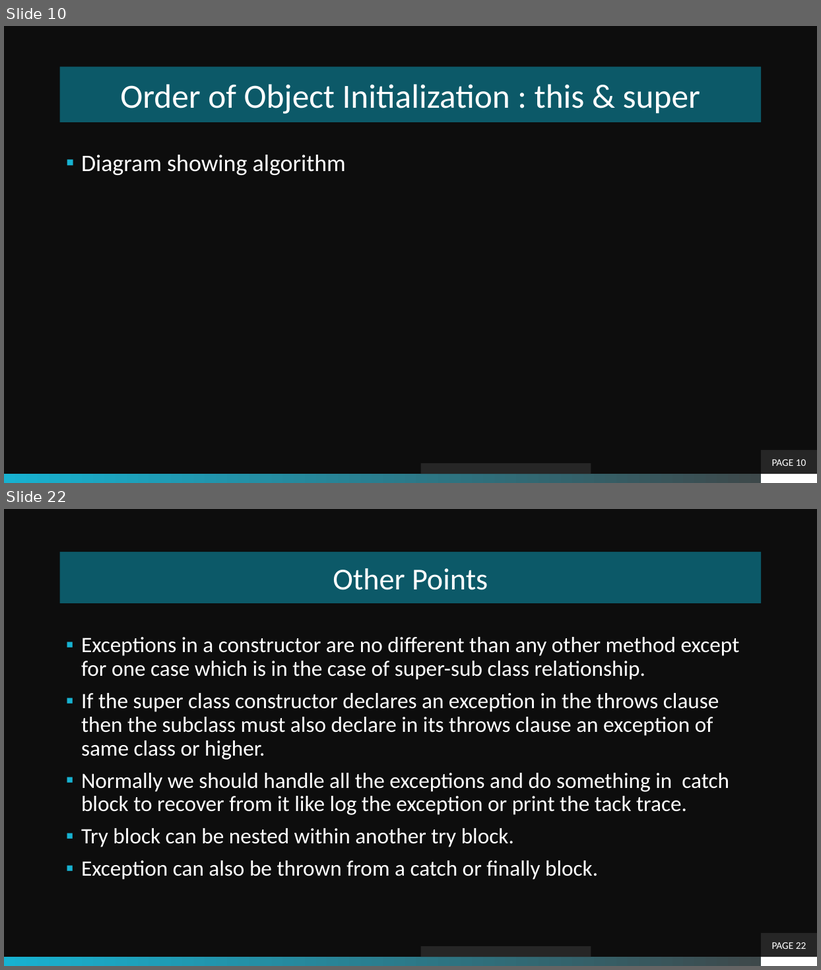
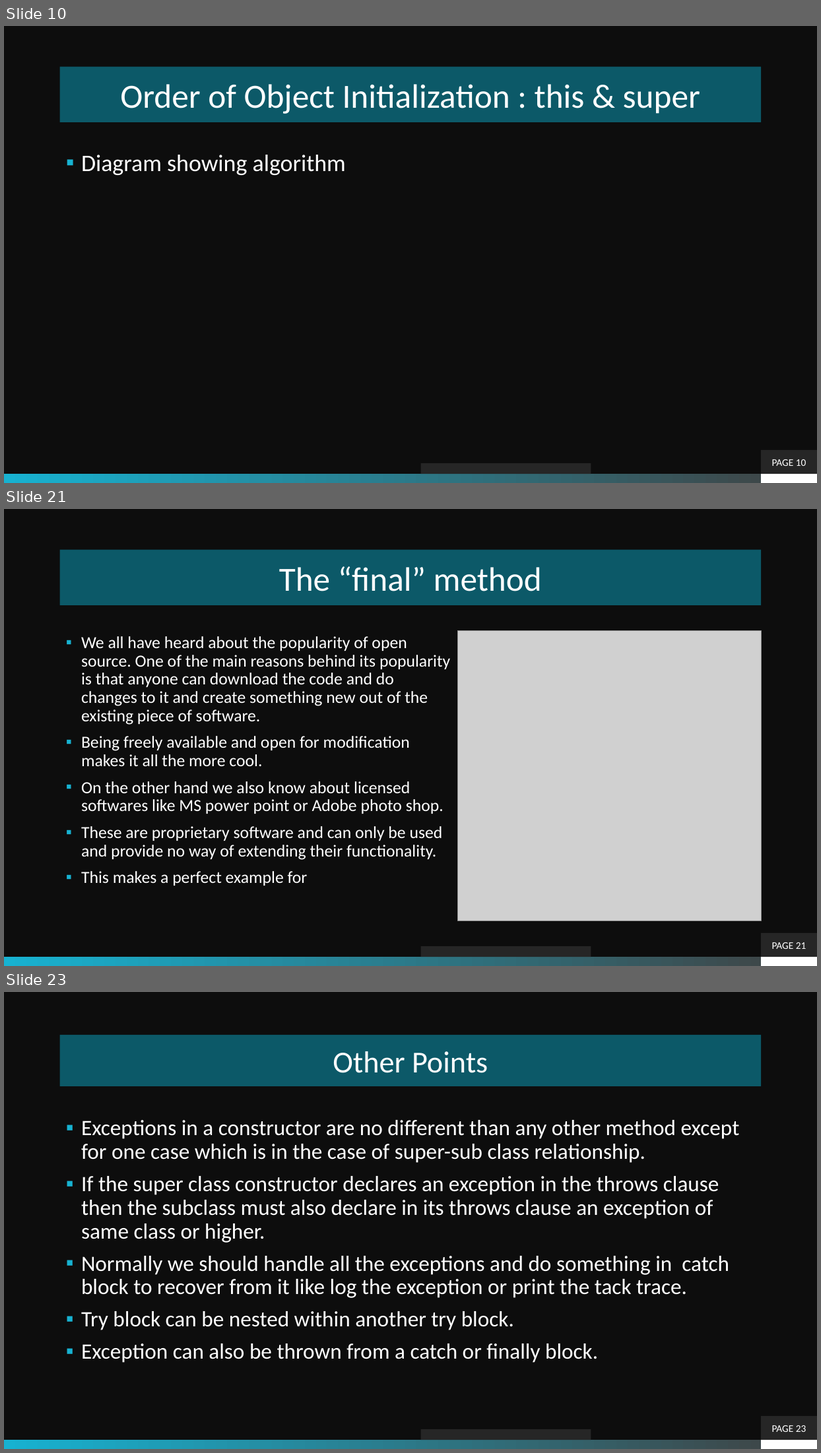
Before and after one commit to theLeonidas/Courses, a slide deck: courseMaterial/Inheritance/Inheritance.pptx. Shown one above the other, each under a label of ours: slides 10 and 22 before the commit, slides 10, 21 and 23 after it; the slides between them are not shown. The pictures are 821x970 and 821x1453 pixels, drawn with LibreOffice and Linux fonts; fonts in the diff are those of the drawing; grey boxes stand for pictures; background and template pictures are left out. Boxes give left, top, right and bottom in pixels: in the first picture for what was removed or moved away, otherwise in the second. Text is boxed around its words. In the diff, an @@ line names an element or a change of style, - is before the commit and + after.

```diff
--- a/courseMaterial/Inheritance/Inheritance.pptx
+++ b/courseMaterial/Inheritance/Inheritance.pptx
@@ slide 21 added at (4, 509, 817, 966), background picture (left out); not listed: 2 template elements that a slide beside it also shows @@
@@ title added at (60, 550, 762, 605), fill #0C5968, 40 pt, text #FFFFFF @@
+The “final” method
@@ text added at (81, 636, 450, 886), 20 pt, text #FFFFFF @@
+▪ We all have heard about the popularity of open source. One of the main reasons behind its popularity is that anyone can download the code and do changes to it and create something new out of the existing piece of software.
+▪ Being freely available and open for modification makes it all the more cool.
+▪ On the other hand we also know about licensed softwares like MS power point or Adobe photo shop.
+▪ These are proprietary software and can only be used and provide no way of extending their functionality.
+▪ This makes a perfect example for
@@ picture added at (458, 631, 761, 921) @@
@@ page number added at (762, 933, 817, 957), fill #262626, 12 pt, text #FFFFFF @@
+PAGE 21
@@ rectangle added at (420, 947, 591, 957), fill #262626 @@
@@ what was slide 22 is now slide 23 @@
@@ page number at (772, 1426, 807, 1432): text changed @@
-PAGE 22
+PAGE 23
```
Also in this commit, not shown: 6 slides changed, 5 other slides added, 6 slides removed, 19 other files.
